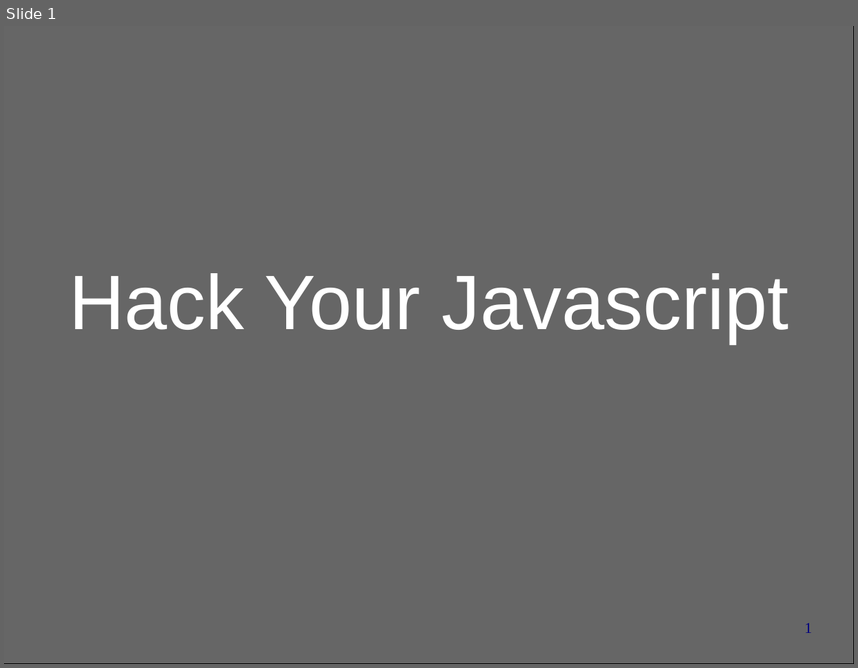
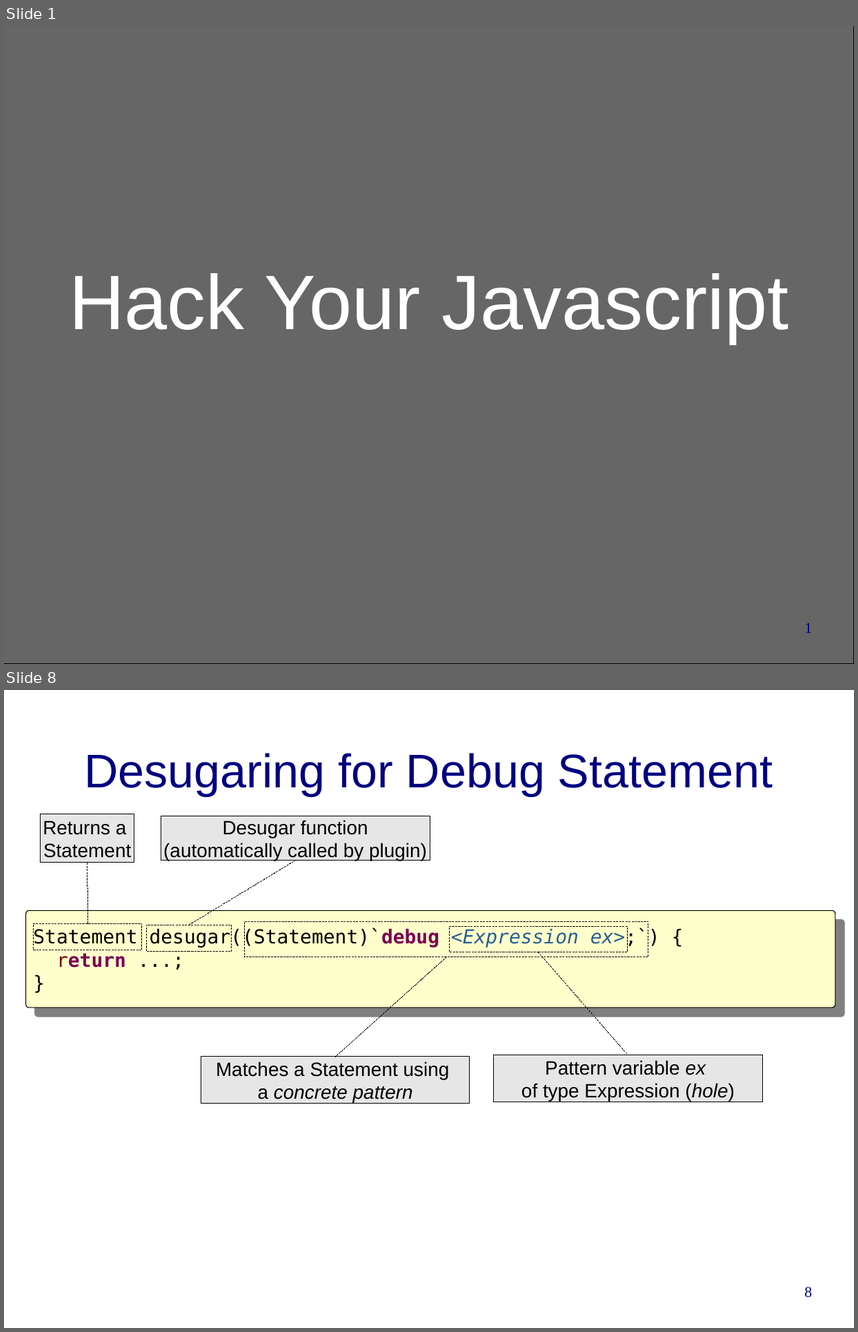
Before and after one commit to cwi-swat/rascal-course-pldi-2015, a slide deck: presentations/HackYourJavascript.odp. Shown one above the other, each under a label of ours: slide 1 before the commit, slides 1 and 8 after it; the slides between them are not shown. The pictures are 858x668 and 858x1332 pixels, drawn with LibreOffice and Linux fonts; fonts in the diff are those of the drawing; background and template pictures are left out. Boxes give left, top, right and bottom in pixels: in the first picture for what was removed or moved away, otherwise in the second. Text is boxed around its words. In the diff, an @@ line names an element or a change of style, - is before the commit and + after.

```diff
--- a/presentations/HackYourJavascript.odp
+++ b/presentations/HackYourJavascript.odp
@@ slide 8 added at (4, 690, 854, 1328), background #FFFFFF @@
@@ title added at (84, 753, 773, 796), 44 pt, text #000080 @@
+Desugaring for Debug Statement
@@ rectangle added at (41, 814, 134, 862), fill #E6E6E6, outline #000000 0 pt, 18 pt, text #000000 @@
+Returns a
+Statement
@@ rectangle added at (161, 816, 430, 860), fill #E6E6E6, outline #000000 0 pt, 18 pt, text #000000 @@
+Desugar function
+(automatically called by plugin)
@@ line added from (88, 923) to (87, 862), #000000 0 pt @@
@@ line added from (189, 925) to (296, 860), #000000 0 pt @@
@@ rounded rectangle added at (25, 911, 835, 1008), fill #FFFFCC, outline #000000 0.74 pt @@
@@ text added at (33, 928, 660, 967), 18 pt, text #000000 @@
+Statement desugar((Statement)`debug <Expression ex>;`) {
+return ...;
+}
@@ rectangle added at (33, 923, 142, 950), outline #000000 0 pt @@
@@ rectangle added at (146, 925, 232, 952), outline #000000 0 pt @@
@@ rectangle added at (245, 921, 649, 957), outline #000000 0 pt @@
@@ rectangle added at (450, 926, 628, 952), outline #000000 0 pt @@
@@ line added from (447, 957) to (336, 1056), #000000 0 pt @@
@@ line added from (539, 952) to (628, 1055), #000000 0 pt @@
@@ rectangle added at (201, 1056, 470, 1103), fill #E6E6E6, outline #000000 0 pt, 18 pt, text #000000 @@
+Matches a Statement using
+a concrete pattern
@@ rectangle added at (494, 1055, 763, 1102), fill #E6E6E6, outline #000000 0 pt, 18 pt, text #000000 @@
+Pattern variable ex
+of type Expression (hole)
@@ page number added at (804, 1286, 812, 1297), 14 pt, text #000080 @@
+8
```
Also in this commit, not shown: 7 other slides added.
